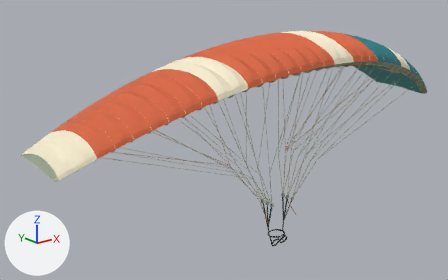
One commit to the glTF model shared/geometry/flight/parafoil.glb: the scene before it, then after it.
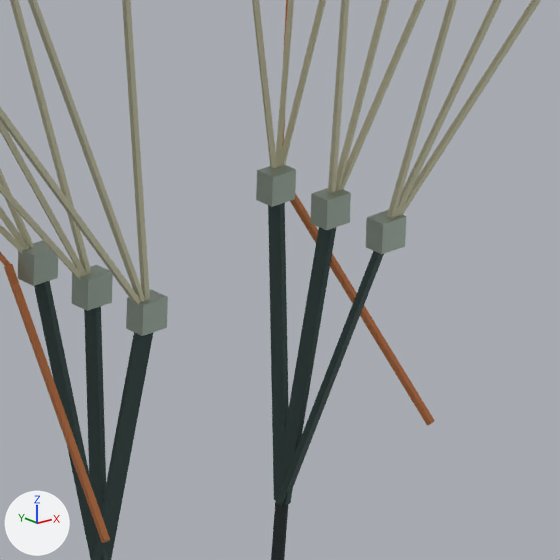
Each version appears first whole from a camera (50 mm lens) standing at (-10.12, -10.51, 7.84) and looking at (-1.04, 0.84, 3.3), and next in a close-up on the part from 58% to 69% of the width and 64% to 81% of the height. The axes (+X, +Y, +Z) are drawn at lower left. The lights are the same throughout. The older version's two pictures come first. Vertices at exactly the same position are counted once.

The first close-up shows 'parafoil'.
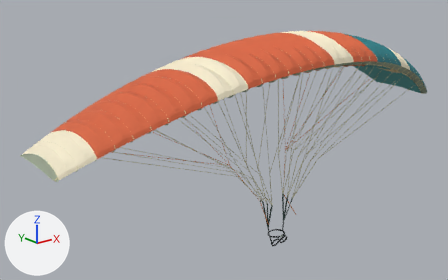
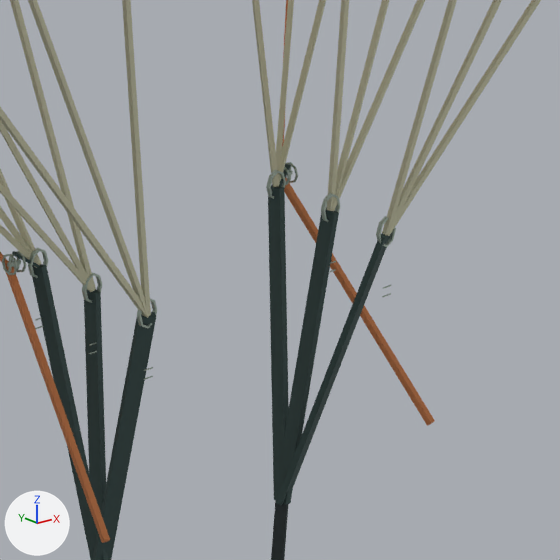
Pixel boxes [x1, y1, x2, y2] of what changed, in the close-ups (560 x 560 px):
part 1 of me_parafoil, added: after [12, 251, 40, 268]
part 2 of me_parafoil, added: after [7, 260, 21, 267]
part 3 of me_parafoil, cut back: before [18, 165, 406, 336]; after [2, 162, 396, 328]
part 4 of me_parafoil, recoloured: before [72, 265, 113, 311]; after [272, 164, 291, 187]

The change, as a list of edits to the scene's bpy script:
```text
Change me_parafoil:
    used by ob_parafoil; location = (0.0, 0.0, 0.0)
    remove me_parafoil.from_pydata(...)  # 7525 vertices, 11980 faces; spans x -5.81..5.8, y -1.66..1.63, z 0.51..5.96
    add me_parafoil.from_pydata(...)  # 7957 vertices, 12948 faces; spans x -5.81..5.8, y -1.66..1.63, z 0.51..5.96
    me_parafoil part 1: the loose piece of 8 vertices spanning x -0.36..-0.26, y -0.04..0.04, z 1.04..1.72 is copied, and the copy is multiplied about its middle by the matrix ((0.036, -0.041, 0.077), (-0.015, -0.085, -0.038), (0.085, 0.002, -0.039)), then moved by (-0.06, 0.16, 0.36); it spans x -0.41..-0.34, y 0.14..0.18, z 1.72..1.76
    me_parafoil part 2: a new loose piece, a box spanning x -0.416..-0.384, y 0.1669..0.1749, z 1.727..1.735, in mat_maillons (grey #adbdb0)
    me_parafoil part 3: 25 vertices moved from x -0.38..0.38, y -0.22..0.17, z 1.69..1.76 to x -0.37..0.41, y -0.19..0.18, z 1.7..1.76; 23 vertices removed from x -0.38..0.38, y -0.22..0.17, z 1.69..1.76; 303 vertices added at x -0.41..0.41, y -0.19..0.19, z 1.69..1.76
    me_parafoil part 4: 12 faces spanning x 0.34..0.41, y 0.14..0.18, z 1.72..1.76 switch from mat_maillons (grey #adbdb0) to mat_webbing_risers (greyish cyan #3e5351)
    other edits to the shape of me_parafoil do not show in these pictures
```
